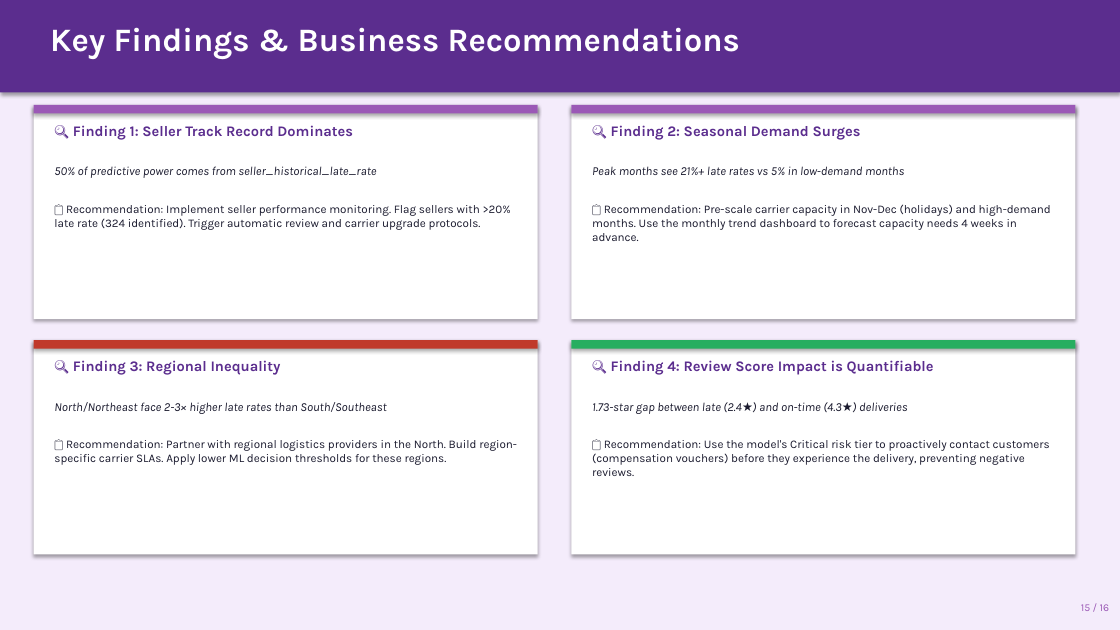
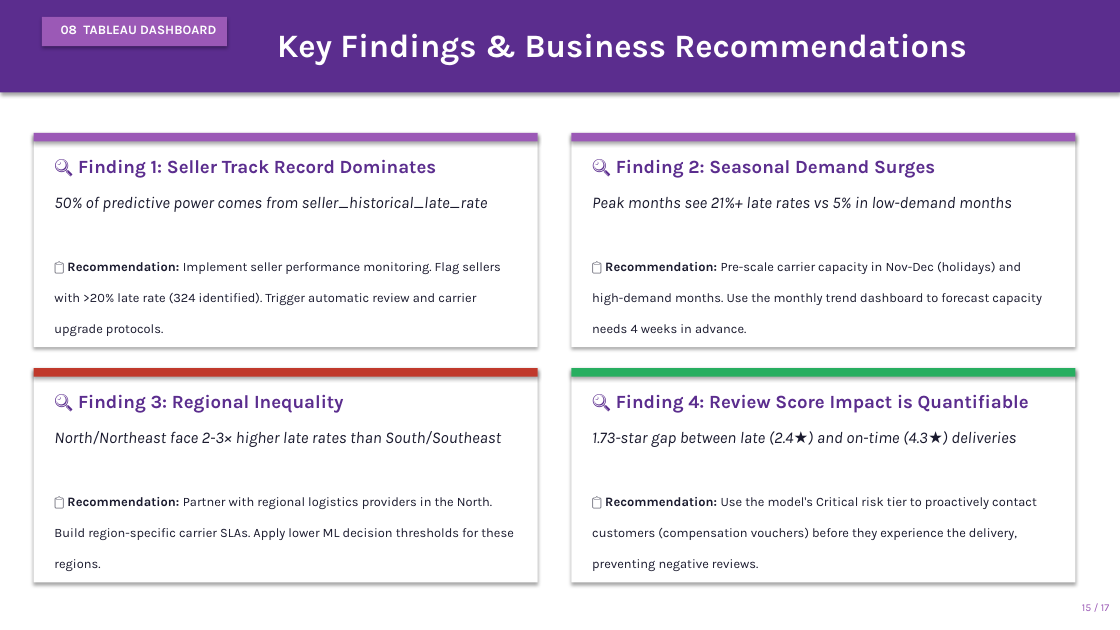
Before and after one commit to Alanood-Alyafeai/olist_analytics_AdvanceBusinessAnalytics_Project, a slide deck: slide 17 of Olist_Delivery_Intelligence_Presentation.pptx (slide 15 before the commit). Drawn at 1120x630 pixels with LibreOffice and Linux fonts; fonts in the diff are those of the drawing. Boxes give left, top, right and bottom in pixels: in the first picture for what was removed or moved away, otherwise in the second. Text is boxed around its words. In the diff, an @@ line names an element or a change of style, - is before the commit and + after.

```diff
--- a/Olist_Delivery_Intelligence_Presentation.pptx
+++ b/Olist_Delivery_Intelligence_Presentation.pptx
@@ rectangle removed at box(0, 0, 1120, 630) @@
@@ rectangle added at box(42, 17, 227, 46), fill #9B59B6 @@
@@ text added at box(61, 25, 216, 34), 11 pt, text #FFFFFF, bold @@
+08 TABLEAU DASHBOARD
@@ text "Key Findings & Business Recommendations": place and size @@
-text "Key Findings & Business Recommendations" at box(50, 27, 740, 59)
+text "Key Findings & Business Recommendations" at box(277, 33, 966, 65)
@@ text "🔍 Finding 1: Seller Track ...": place and size @@
-text "🔍 Finding 1: Seller Track ..." at box(73, 125, 353, 140)
+text "🔍 Finding 1: Seller Track ..." at box(78, 159, 437, 178)
@@ text "🔍 Finding 2: Seasonal Demand ...": place and size @@
-text "🔍 Finding 2: Seasonal Demand ..." at box(611, 125, 861, 140)
+text "🔍 Finding 2: Seasonal Demand ..." at box(616, 160, 935, 178)
@@ size 10.5 to 14 pt in 4 elements at box(592, 197, 1012, 208), box(54, 431, 501, 447), box(592, 431, 1016, 447), box(54, 196, 488, 212) @@
@@ text "50% of predictive power comes ...": place and size @@
-text "50% of predictive power comes ..." at box(54, 166, 376, 178)
+text "50% of predictive power comes ..." at box(54, 196, 488, 212)
@@ text "Peak months see 21%+ late ...": place and size @@
-text "Peak months see 21%+ late ..." at box(592, 166, 904, 175)
+text "Peak months see 21%+ late ..." at box(592, 197, 1012, 208)
@@ text "📋 Recommendation: Implement seller performance ...": place and size @@
-text "📋 Recommendation: Implement seller performance ..." at box(54, 205, 511, 230)
+text "📋 Recommendation: Implement seller performance ..." at box(54, 262, 501, 336)
@@ text "📋 Recommendation: Pre-scale carrier capacity ...": place and size @@
-text "📋 Recommendation: Pre-scale carrier capacity ..." at box(592, 204, 1051, 241)
+text "📋 Recommendation: Pre-scale carrier capacity ..." at box(592, 262, 1042, 333)
@@ text "🔍 Finding 3: Regional Inequality": place and size @@
-text "🔍 Finding 3: Regional Inequality" at box(73, 360, 281, 375)
+text "🔍 Finding 3: Regional Inequality" at box(78, 394, 344, 413)
@@ 8 rectangles: place and size @@
-8 rectangles at box(34, 105, 1075, 555)
+8 rectangles at box(34, 133, 1075, 582)
@@ size 12.5 to 16 pt in 4 elements at box(78, 159, 437, 178), box(616, 160, 935, 178), box(78, 394, 344, 413), box(616, 394, 1029, 413) @@
@@ text "🔍 Finding 4: Review Score ...": place and size @@
-text "🔍 Finding 4: Review Score ..." at box(611, 360, 934, 375)
+text "🔍 Finding 4: Review Score ..." at box(616, 394, 1029, 413)
@@ text "North/Northeast face 2-3× higher late ...": place and size @@
-text "North/Northeast face 2-3× higher late ..." at box(54, 402, 386, 414)
+text "North/Northeast face 2-3× higher late ..." at box(54, 431, 501, 447)
@@ text "1.73-star gap between late (2.4★) ...": place and size @@
-text "1.73-star gap between late (2.4★) ..." at box(592, 402, 908, 414)
+text "1.73-star gap between late (2.4★) ..." at box(592, 431, 1016, 447)
@@ text "📋 Recommendation: Partner with regional ...": place and size @@
-text "📋 Recommendation: Partner with regional ..." at box(54, 440, 517, 465)
+text "📋 Recommendation: Partner with regional ..." at box(54, 497, 514, 571)
@@ size 10 to 11 pt; bold on in "📋 Recommendation:"; line spacing 1 to 2 in 4 elements at box(54, 262, 501, 336), box(592, 262, 1042, 333), box(54, 497, 514, 571), box(592, 497, 1037, 571) @@
@@ text "📋 Recommendation: Use the model's ...": place and size @@
-text "📋 Recommendation: Use the model's ..." at box(592, 440, 1050, 476)
+text "📋 Recommendation: Use the model's ..." at box(592, 497, 1037, 571)
@@ text at box(1082, 604, 1109, 611): text changed @@
-15 / 16
+15 / 17
```
Also in this commit, not shown: 9 other slides changed, 8 slides added, 6 slides removed.
